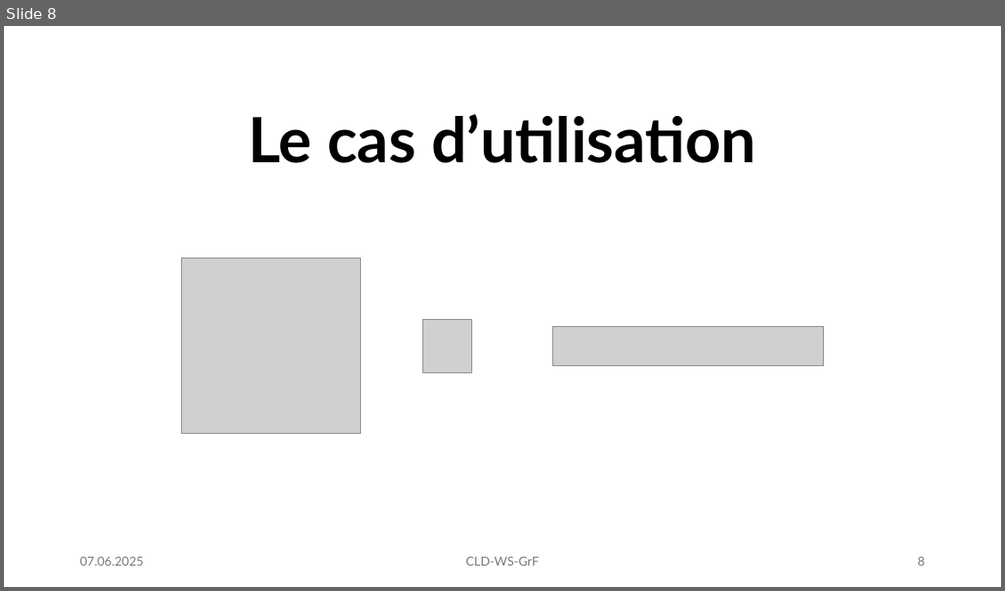
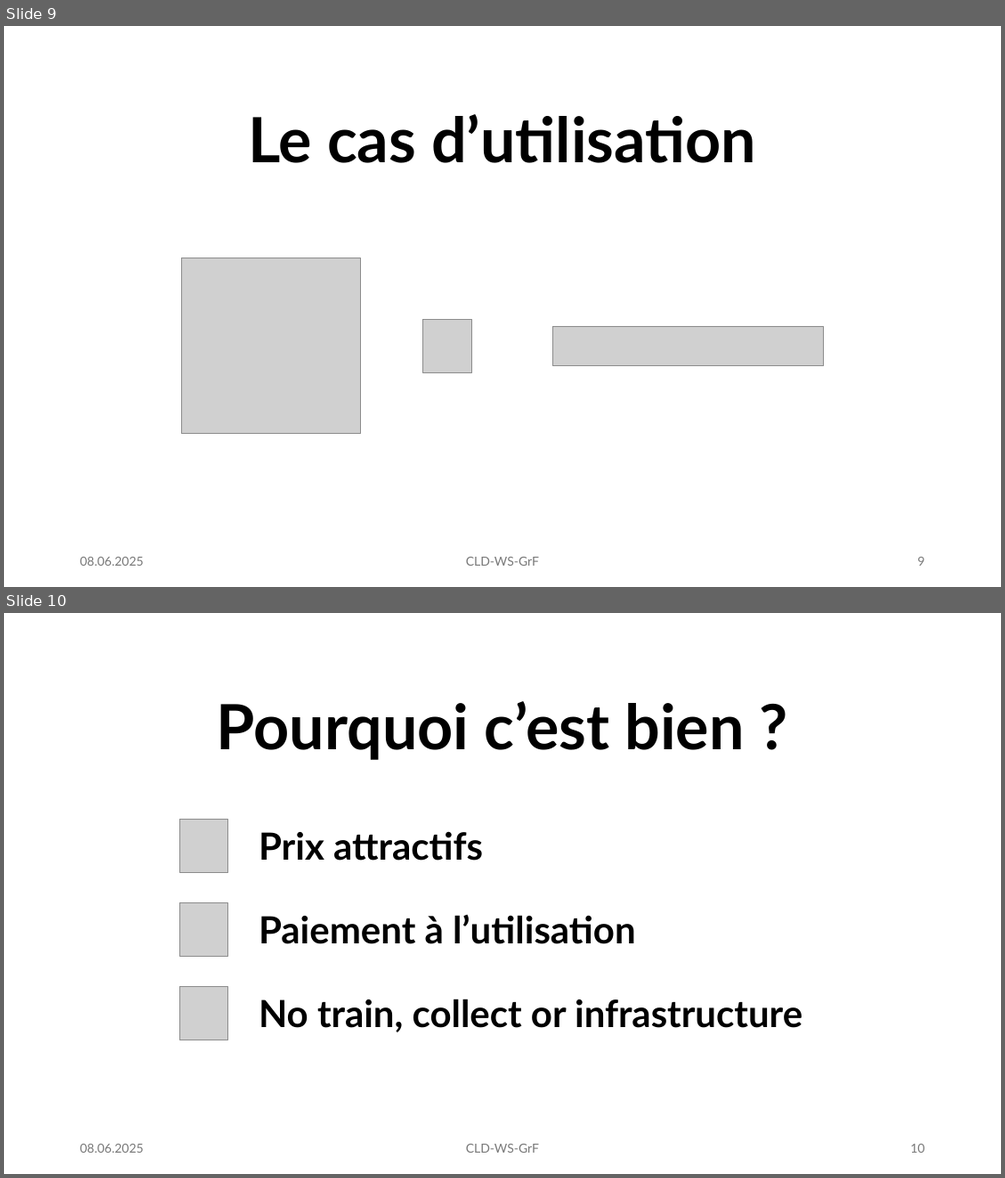
Before and after one commit to ismaelgiovannetti/CLD-WS-GrF, a slide deck: presentation.pptx. Shown one above the other, each under a label of ours: slide 8 before the commit, slides 9 and 10 after it. The pictures are 1005x591 and 1005x1178 pixels, drawn with LibreOffice and Linux fonts; fonts in the diff are those of the drawing; grey boxes stand for pictures. Boxes give left, top, right and bottom in pixels: in the first picture for what was removed or moved away, otherwise in the second. Text is boxed around its words. In the diff, an @@ line names an element or a change of style, - is before the commit and + after.

```diff
--- a/presentation.pptx
+++ b/presentation.pptx
@@ slide 10 added at (x1=4, y1=613, x2=1001, y2=1174), background #FFFFFF @@
@@ text added at (x1=217, y1=701, x2=744, y2=760), 60 pt, text #000000, bold @@
+Pourquoi c’est bien ?
@@ group added at (x1=179, y1=819, x2=802, y2=1040): 3 texts, 3 pictures @@
+Prix attractifs
+Paiement à l’utilisation
+No train, collect or infrastructure
@@ text added at (x1=80, y1=1143, x2=143, y2=1152), 12 pt, text #797979 @@
+08.06.2025
@@ text added at (x1=466, y1=1143, x2=539, y2=1152), 12 pt, text #797979 @@
+CLD-WS-GrF
@@ page number added at (x1=910, y1=1143, x2=924, y2=1152), 12 pt, text #797979 @@
+10
@@ what was slide 8 is now slide 9 @@
@@ slide 9 changed as well @@
@@ text at (x1=80, y1=556, x2=143, y2=565): text changed @@
-07.06.2025
+08.06.2025
@@ page number at (x1=917, y1=556, x2=924, y2=565): text changed @@
-8
+9
```
Also in this commit, not shown: 7 other slides changed, 5 other slides added.
